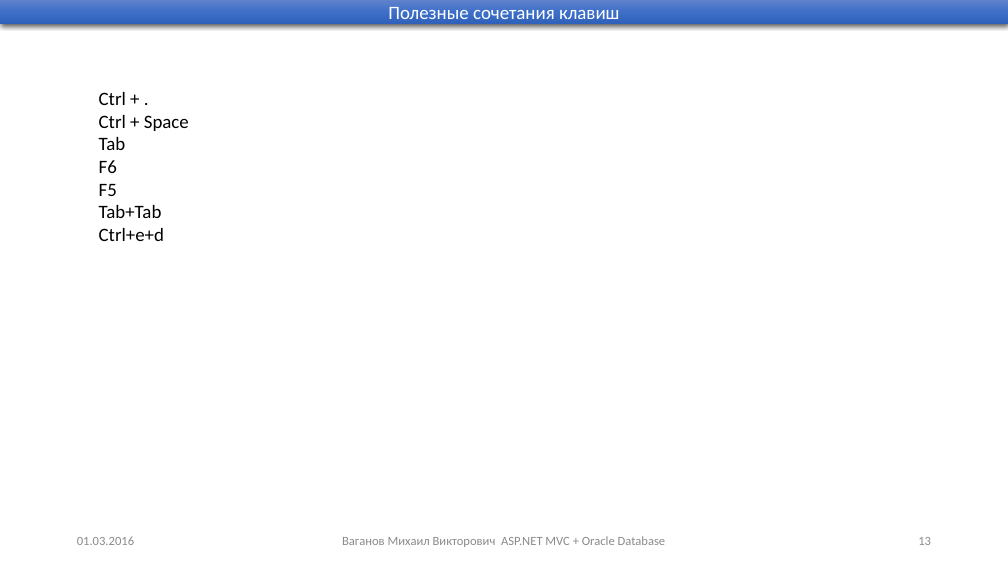
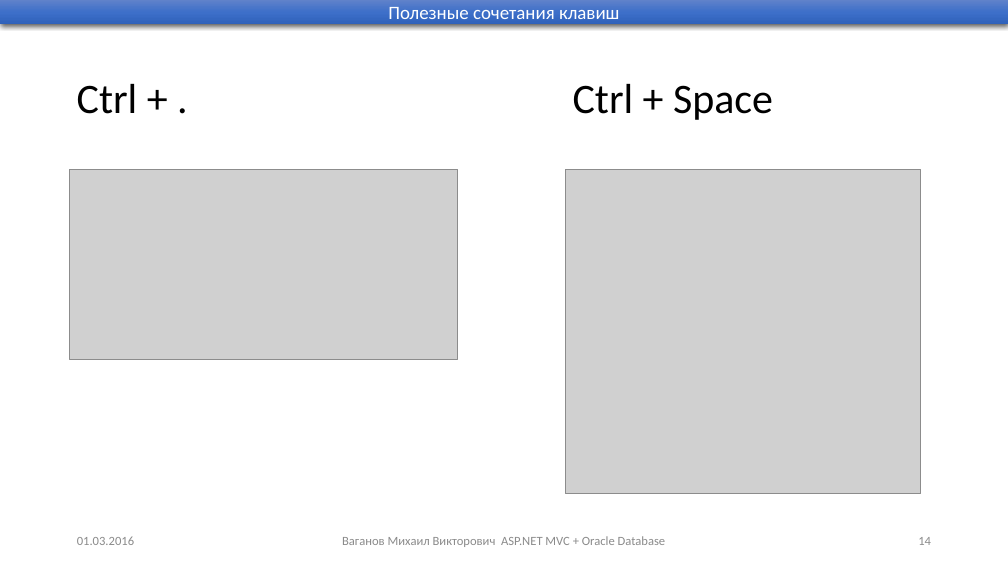
Before and after one commit to Mikhail-Vaganov/psu-applicants, a slide deck: slide 14 of Presentations/Занятие 1.pptx (slide 13 before the commit). Drawn at 1008x567 pixels with LibreOffice and Linux fonts; fonts in the diff are those of the drawing; grey boxes stand for pictures. Boxes give left, top, right and bottom in pixels: in the first picture for what was removed or moved away, otherwise in the second. Text is boxed around its words. In the diff, an @@ line names an element or a change of style, - is before the commit and + after.

```diff
--- a/Presentations/Занятие 1.pptx
+++ b/Presentations/Занятие 1.pptx
@@ text added at (77, 84, 138, 114), 40 pt, text #000000 @@
+Ctrl + .
@@ text added at (573, 84, 773, 120), 40 pt, text #000000 @@
+Ctrl + Space
@@ text removed at (99, 92, 189, 241) @@
-Ctrl + .
-Ctrl + Space
-Tab
-F6
-F5
-Tab+Tab
-Ctrl+e+d
@@ picture added at (70, 169, 458, 359) @@
@@ picture added at (566, 169, 922, 494) @@
@@ page number at (918, 537, 931, 545): text changed @@
-13
+14
```
Also in this commit, not shown: 2 other slides changed, 6 slides added, 6 other files.
